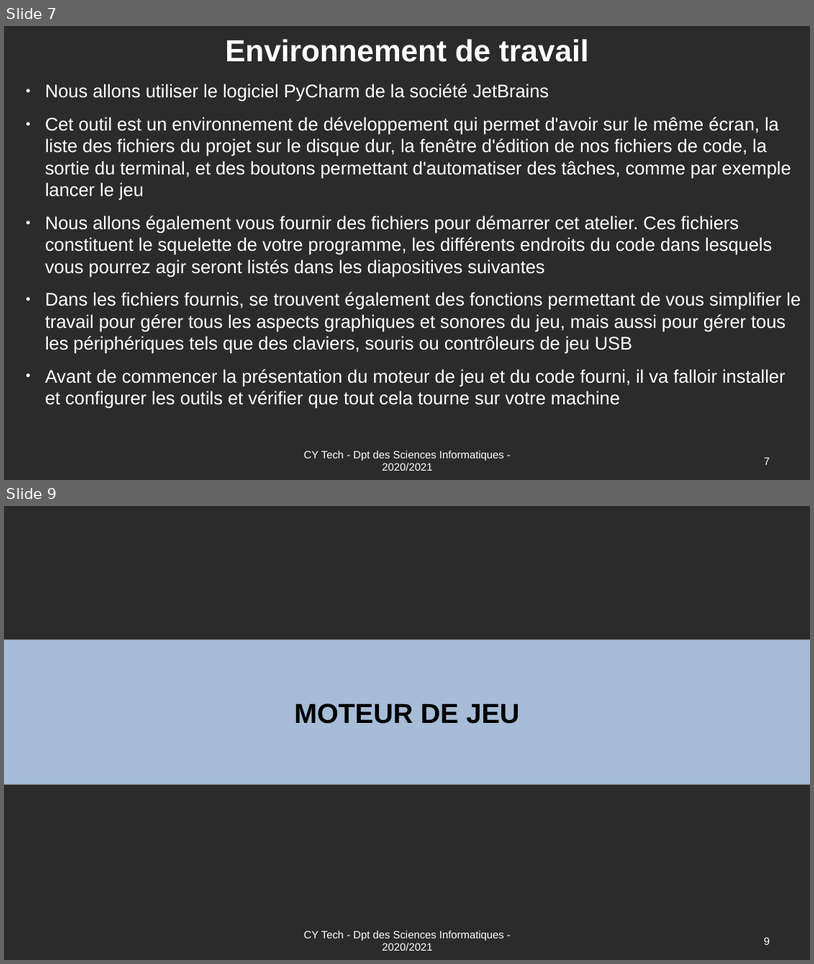
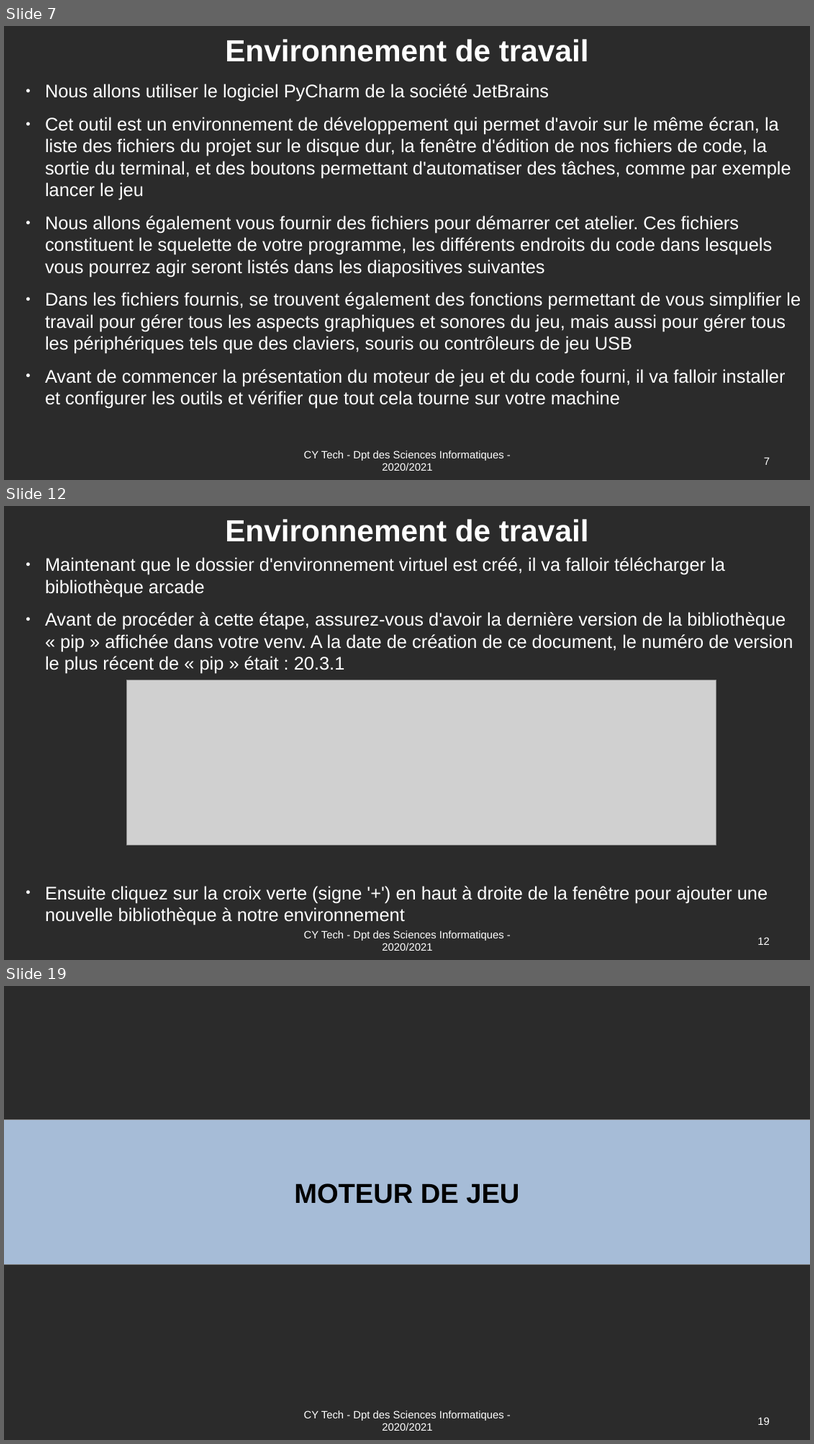
Before and after one commit to Romuald78/pyArcade, a slide deck: doc/UE_Libre_Jeu_Arcade_Documentation.odp. Shown one above the other, each under a label of ours: slides 7 and 9 before the commit, slides 7, 12 and 19 after it; the slides between them are not shown. The pictures are 814x964 and 814x1444 pixels, drawn with LibreOffice and Linux fonts; fonts in the diff are those of the drawing; grey boxes stand for pictures; background and template pictures are left out; a plain dark background stands for a picture behind light text. Boxes give left, top, right and bottom in pixels: in the first picture for what was removed or moved away, otherwise in the second. Text is boxed around its words. In the diff, an @@ line names an element or a change of style, - is before the commit and + after.

```diff
--- a/doc/UE_Libre_Jeu_Arcade_Documentation.odp
+++ b/doc/UE_Libre_Jeu_Arcade_Documentation.odp
@@ slide 12 added at [4, 506, 810, 960], background picture (left out) @@
@@ title added at [225, 519, 589, 542], 40 pt, text #FFFFFF, bold @@
+Environnement de travail
@@ text added at [45, 557, 794, 925], 24 pt, text #FFFFFF @@
+● Maintenant que le dossier d'environnement virtuel est créé, il va falloir télécharger la bibliothèque arcade
+● Avant de procéder à cette étape, assurez-vous d'avoir la dernière version de la bibliothèque « pip » affichée dans votre venv. A la date de création de ce document, le numéro de version le plus récent de « pip » était : 20.3.1
+● Ensuite cliquez sur la croix verte (signe '+') en haut à droite de la fenêtre pour ajouter une nouvelle bibliothèque à notre environnement
@@ picture added at [127, 680, 717, 844] @@
@@ text added at [304, 930, 504, 950], 14 pt, text #FFFFFF @@
+CY Tech - Dpt des Sciences Informatiques - 2020/2021
@@ page number added at [758, 937, 769, 944], 14 pt, text #FFFFFF @@
+12
@@ what was slide 9 is now slide 19 @@
@@ page number at [758, 1417, 769, 1424]: text changed @@
-9
+19
```
Also in this commit, not shown: 4 slides changed, 9 other slides added, 1 other file.
